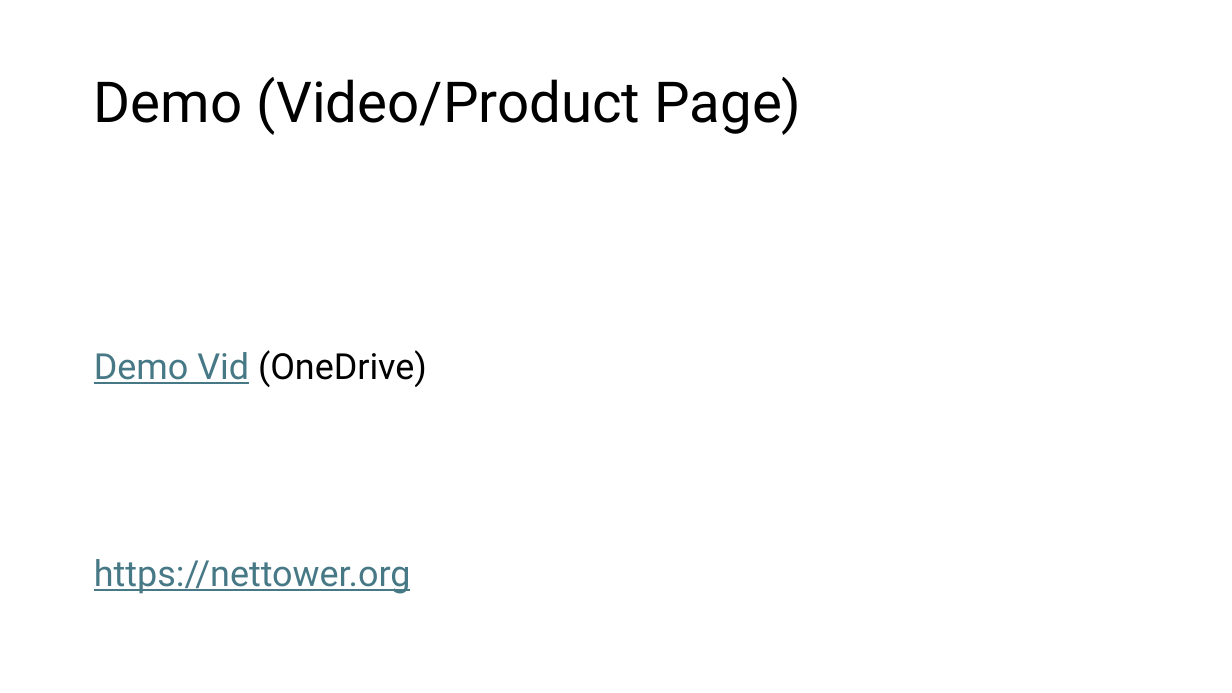
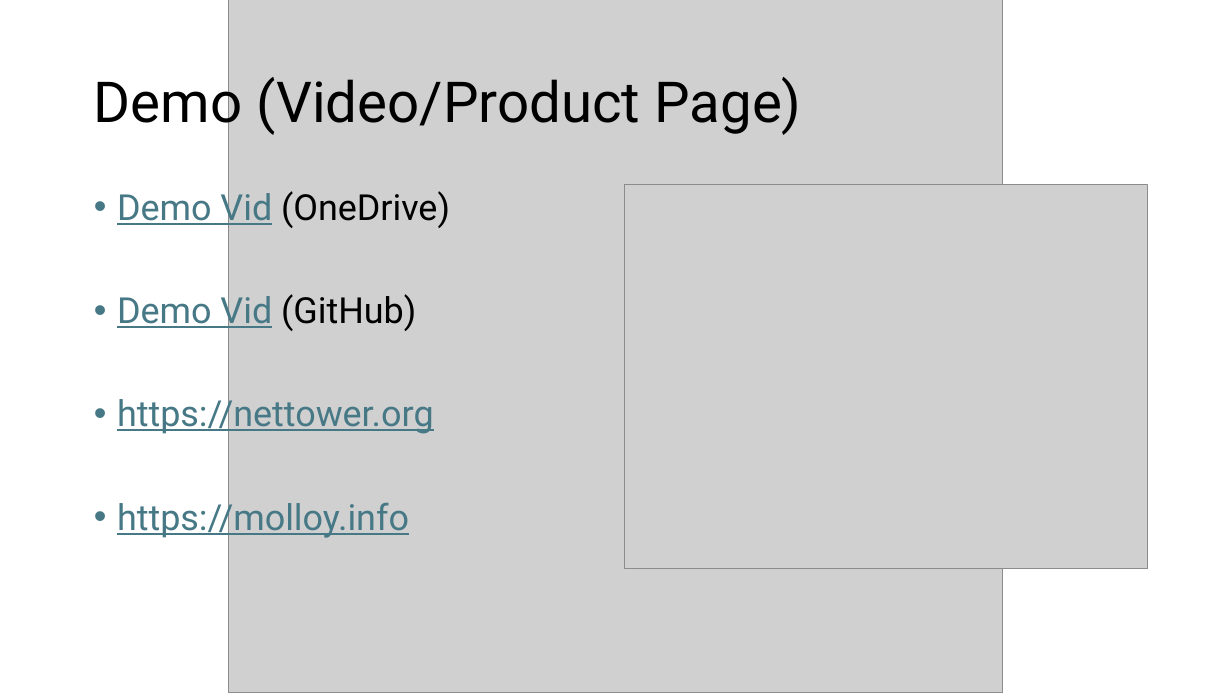
Before and after one commit to btmolloy/NetTower-Capstone-Project, a slide deck: slide 5 of docs/presentations/Final Presentation/Final Capstone Presentation.pptx. Drawn at 1232x693 pixels with LibreOffice and Linux fonts; fonts in the diff are those of the drawing; grey boxes stand for pictures. Boxes give left, top, right and bottom in pixels: in the first picture for what was removed or moved away, otherwise in the second. Text is boxed around its words. In the diff, an @@ line names an element or a change of style, - is before the commit and + after.

```diff
--- a/docs/presentations/Final Presentation/Final Capstone Presentation.pptx
+++ b/docs/presentations/Final Presentation/Final Capstone Presentation.pptx
@@ picture added at [229,0,1004,693] @@
@@ text at [117,187,450,435]: bullet none to • @@
@@ picture added at [625,185,1148,569] @@
@@ text at [117,290,416,332]: paragraph added @@
+• Demo Vid (GitHub)
@@ text at [117,496,409,538]: paragraph added @@
+• https://molloy.info
```
Also in this commit, not shown: 4 other slides changed, 5 slides added, 4 slides removed, 1 other file.
